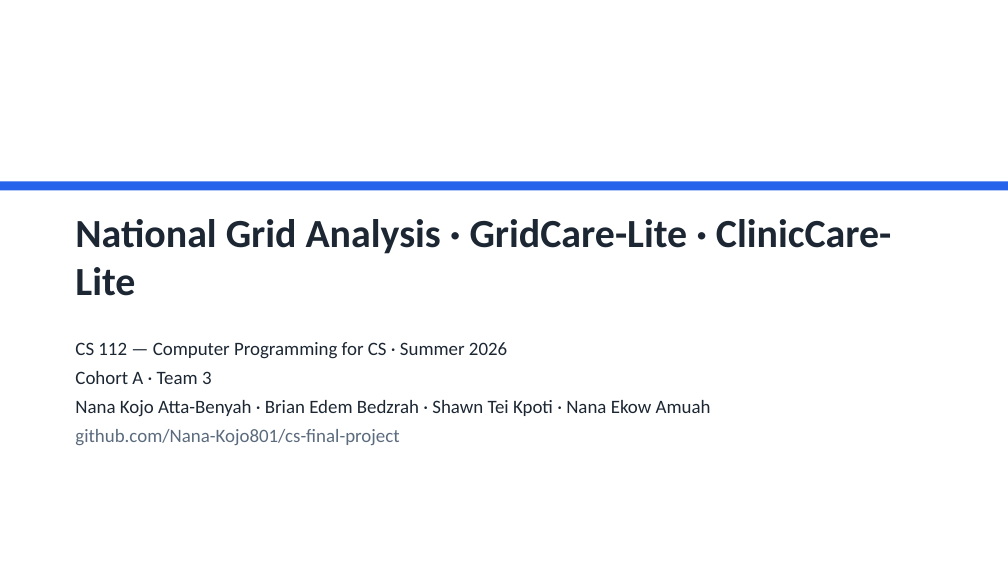
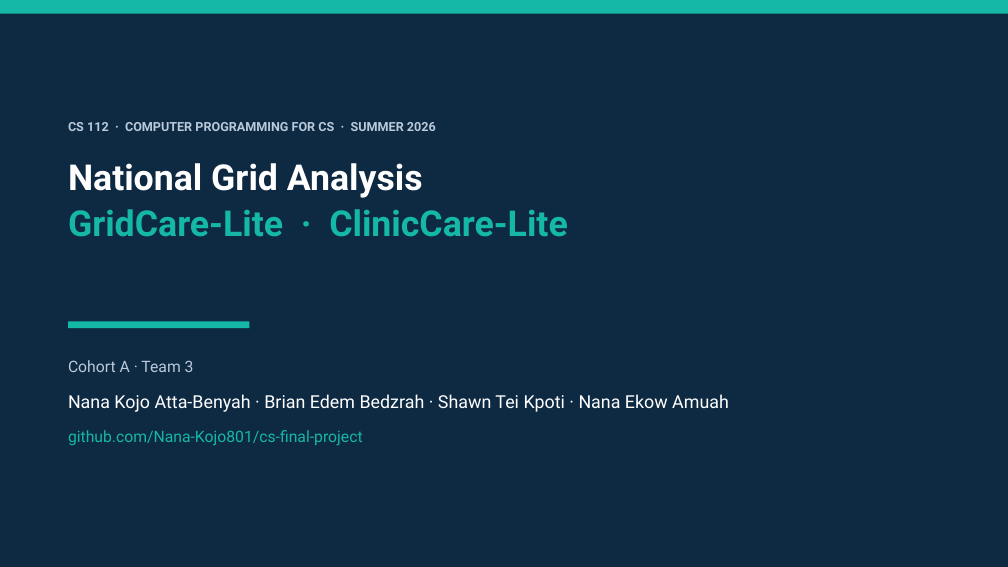
Before and after one commit to Nana-Kojo801/cs-final-project, a slide deck: slide 1 of slides/CS112_Team3_Presentation.pptx. Drawn at 1008x567 pixels with LibreOffice and Linux fonts; fonts in the diff are those of the drawing. Boxes give left, top, right and bottom in pixels: in the first picture for what was removed or moved away, otherwise in the second. Text is boxed around its words. In the diff, an @@ line names an element or a change of style, - is before the commit and + after.

```diff
--- a/slides/CS112_Team3_Presentation.pptx
+++ b/slides/CS112_Team3_Presentation.pptx
@@ rectangle: place and size @@
-rectangle at (0,181,1008,191)
+rectangle at (0,0,1008,14)
@@ rectangle at (0,0,1008,14): fill #2563EB to #15B8A6 @@
@@ rectangle added at (0,0,1008,567), fill #0E2942 @@
@@ text added at (68,122,436,131), 12 pt, text #B9CADA, bold @@
+CS 112 · COMPUTER PROGRAMMING FOR CS · SUMMER 2026
@@ text at (68,163,567,237): text changed; size 38 to 34 pt; font Calibri to Roboto; text colour #1C2733 to #15B8A6 @@
-National Grid Analysis · GridCare-Lite · ClinicCare-Lite
+National Grid Analysis
+GridCare-Lite · ClinicCare-Lite
@@ rectangle added at (68,321,250,328), fill #15B8A6 @@
@@ text "Cohort A · Team 3": place and size @@
-text "Cohort A · Team 3" at (75,342,711,445)
+text "Cohort A · Team 3" at (68,360,729,446)
@@ text "Cohort A · Team 3" at (68,360,729,446): size 18 to 15 pt in "Cohort A · Team 3", "github.com/Nana-Kojo801/cs-final-project"; font Calibri to Roboto; text colour #1C2733 to #B9CADA in "Cohort A · Team 3"; size 18 to 17 pt, text colour #1C2733 to #FFFFFF in "Nana Kojo Atta-Benyah · Brian Edem Bedzrah ..."; text colour #5B6B7D to #15B8A6 in "github.com/Nana-Kojo801/cs-final-project"; line spacing 1 to 1.3; more space between paragraphs @@
@@ text at (75,342,507,359): paragraph removed @@
-CS 112 — Computer Programming for CS · Summer 2026
```
Also in this commit, not shown: 16 other slides changed, 1 other file.
